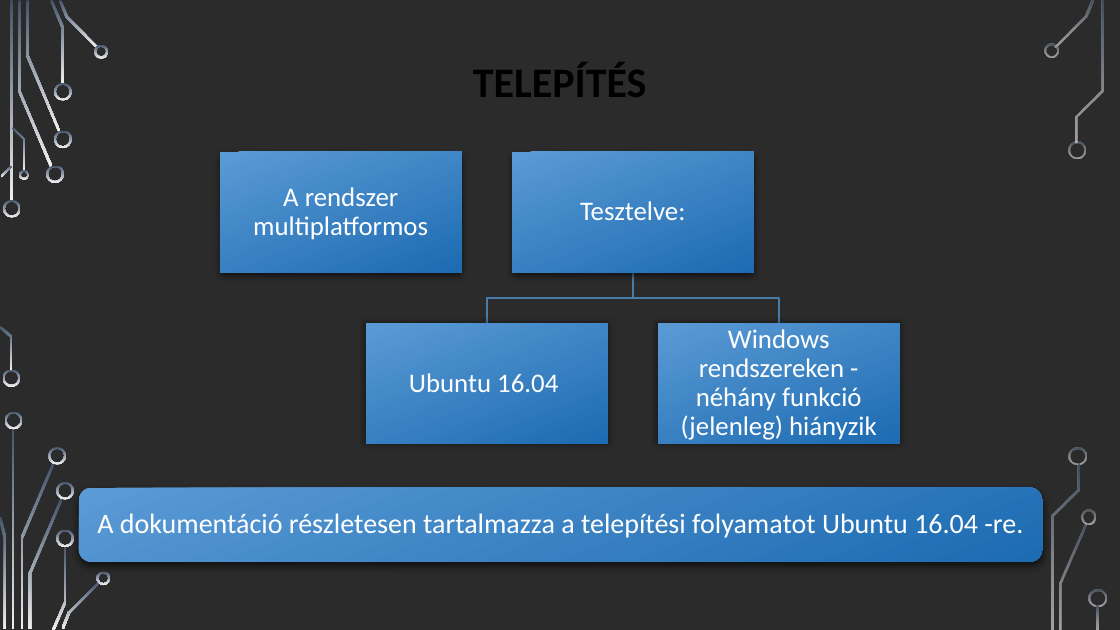
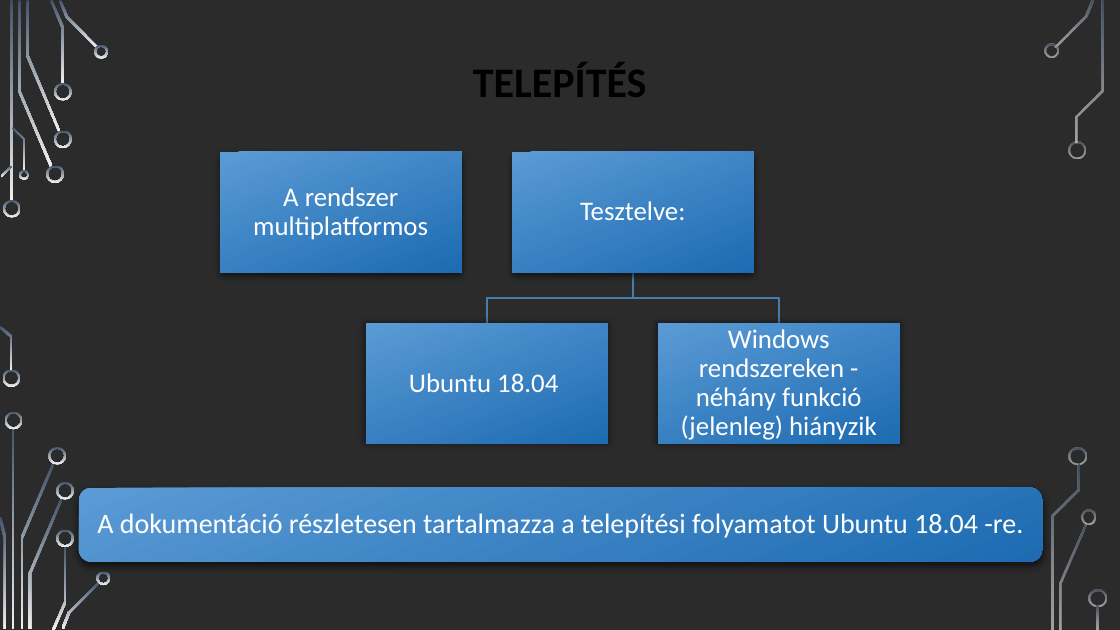
Before and after one commit to csikfer/lanview2, a slide deck: slide 6 of lanview.pptx. Drawn at 1120x630 pixels with LibreOffice and Linux fonts; fonts in the diff are those of the drawing; background and template pictures are left out; a plain dark background stands for a picture behind light text. Boxes give left, top, right and bottom in pixels: in the first picture for what was removed or moved away, otherwise in the second. Text is boxed around its words. In the diff, an @@ line names an element or a change of style, - is before the commit and + after.

```diff
--- a/lanview.pptx
+++ b/lanview.pptx
@@ text at [409,373,558,392]: text changed @@
-Ubuntu 16.04
+Ubuntu 18.04
@@ text at [97,513,1023,538]: text changed @@
-A dokumentáció részletesen tartalmazza a telepítési folyamatot Ubuntu 16.04 -re.
+A dokumentáció részletesen tartalmazza a telepítési folyamatot Ubuntu 18.04 -re.
```
Also in this commit, not shown: 2 other slides changed.
